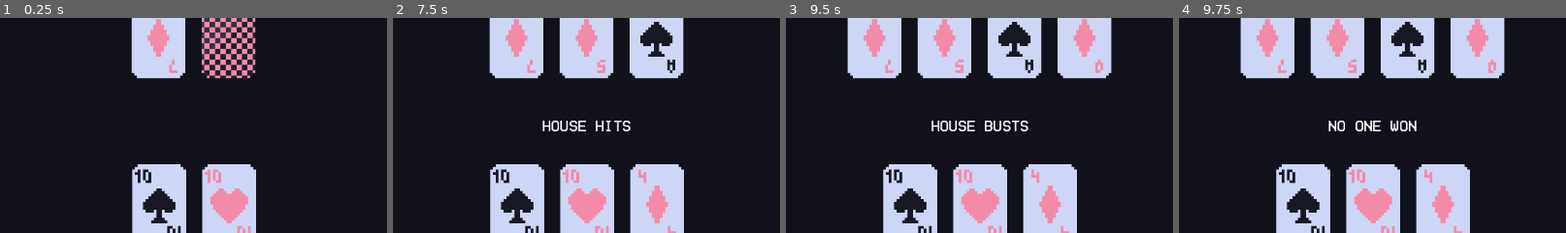
Above: before the commit, frames 1-4 (left to right).
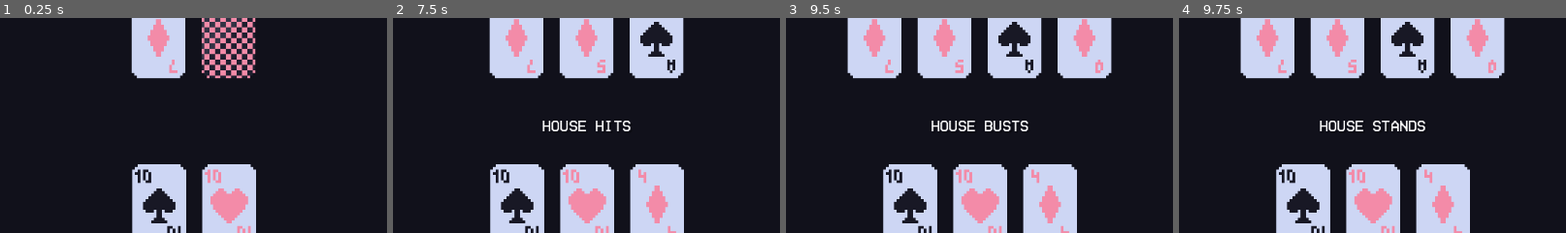
Above: after the commit, the same moments.

Repository: Virkkunen/twentyone
Game: Godot game, scene res://scenes/game.tscn
The game is run twice, just before and just after one commit, with the same random seed, the same clock (stepped at 60 frames per second) and the same inputs.
Inputs (mouse positions are % of the whole screen's width and height, from its top left):
- Up to frame 1 (0.25 s): no input
- Up to frame 2 (7.5 s): click "HIT" at 0.5 s; tap Enter at 1.25, 2.75, 4.25 s; move the mouse to (72, 45) at 1.27 s; click (72, 45) at 1.42 s; tap Space at 2, 3.5, 5 s; drag from (30, 55) to (45, 70) at 2.02 s; move the mouse to (60, 28) at 2.77 s; click (60, 28) at 2.92 s; drag from (45, 70) to (20, 35) at 3.52 s; move the mouse to (80, 65) at 4.27 s; click (80, 65) at 4.42 s; drag from (20, 35) to (35, 25) at 5.02 s; move the mouse to (55, 50) at 5.77 s; click (55, 50) at 5.92 s; drag from (35, 25) to (30, 55) at 6.52 s; move the mouse to (72, 45) at 7.27 s; click (72, 45) at 7.42 s
- Up to frame 3 (9.5 s): drag from (30, 55) to (45, 70) at 8.02 s; move the mouse to (60, 28) at 8.77 s; click (60, 28) at 8.92 s
- Up to frame 4 (9.75 s): drag from (45, 70) to (20, 35) at 9.52 s
The pictures show only the part of the screen within x 25-75%, y 15-64%; the shares and areas given below are measured in that part.

Frames 1-3 are identical in both runs. In frame 4, 0.7% of the frame differs, in the area x 36-64%, y 47-53%.

Commit message:
cleanups

Diff:
--- /dev/null
+++ b/importantSnippet.gd
@@ -0,0 +1,28 @@
+extends Node2D
+
+var card_being_dragged : Node2D
+
+func _process(delta: float) -> void:
+	if card_being_dragged:
+		var mouse_pos = get_global_mouse_position()
+		card_being_dragged.position = Vector2(clamp(mouse_pos.x, 0, Global.screen_size.x), clamp(mouse_pos.y, 0, Global.screen_size.y))
+
+# this is blackjack, cards don't need to be dragged
+func _input(event: InputEvent) -> void:
+	if event is InputEventMouseButton and event.button_index == MOUSE_BUTTON_LEFT:
+		if event.pressed:
+			print("click")
+			var card = check_for_card()
+			if card:
+				card_being_dragged = card
+		else:
+			print("release")
+			card_being_dragged = null
+
+func check_for_card() -> Node2D:
+	var space_state = get_world_2d().direct_space_state
+	var params = PhysicsPointQueryParameters2D.new()
+	params.position = get_global_mouse_position()
+	params.collide_with_areas = true
+	var result = space_state.intersect_point(params)
+	return result[0].collider.get_parent() if result.size() > 0 else null
--- a/scenes/game.tscn
+++ b/scenes/game.tscn
@@ -324,7 +324,3 @@
 [node name="HBoxContainer" type="HBoxContainer" parent="House/CanvasLayer/Control/CenterContainer"]
 layout_mode = 2
 alignment = 1
-
-[node name="HouseTimer" type="Timer" parent="."]
-wait_time = 4.0
-one_shot = true
--- a/scripts/card.gd
+++ b/scripts/card.gd
@@ -23,7 +23,6 @@
 @export var card_rank : CardRank = CardRank.ACE
 @export var is_face : bool = false
 @export var card_value : int = 0
-@export var face_down : bool = false
 
 func _ready() -> void:
 	pass
@@ -34,6 +33,3 @@
 		card_value = card_rank + 1
 	elif is_face:
 		card_value = 10
-
-func flip_card() -> void:
-	pass
--- a/scripts/deck.gd
+++ b/scripts/deck.gd
@@ -4,31 +4,8 @@
 
 @export var deck: Array = []
 
-@onready var Box = $CanvasLayer/Control/BoxContainer
-
-# var card_being_dragged : Node2D
-
 func _ready() -> void:
 	pass
-	# create_deck()
-	# shuffle_deck()
-
-# func _process(delta: float) -> void:
-# 	if card_being_dragged:
-# 		var mouse_pos = get_global_mouse_position()
-# 		card_being_dragged.position = Vector2(clamp(mouse_pos.x, 0, Global.screen_size.x), clamp(mouse_pos.y, 0, Global.screen_size.y))
-
-# this is blackjack, cards don't need to be dragged
-# func _input(event: InputEvent) -> void:
-# 	if event is InputEventMouseButton and event.button_index == MOUSE_BUTTON_LEFT:
-# 		if event.pressed:
-# 			print("click")
-# 			var card = check_for_card()
-# 			if card:
-# 				card_being_dragged = card
-# 		else:
-# 			print("release")
-# 			card_being_dragged = null
 
 func create_deck() -> void:
 	for suit in Card.CardSuit.values():
@@ -47,11 +24,3 @@
 			card.get_node("TextureRect").texture = texture
 
 			deck.append(card)
-
-# func check_for_card() -> Node2D:
-# 	var space_state = get_world_2d().direct_space_state
-# 	var params = PhysicsPointQueryParameters2D.new()
-# 	params.position = get_global_mouse_position()
-# 	params.collide_with_areas = true
-# 	var result = space_state.intersect_point(params)
-# 	return result[0].collider.get_parent() if result.size() > 0 else null
--- a/scripts/game.gd
+++ b/scripts/game.gd
@@ -5,78 +5,95 @@
 @onready var Deck = $Deck
 @onready var Player = $Player
 @onready var House = $House
-@onready var TimerHouse = $HouseTimer
 @onready var InfoLabel = $HUD/CanvasLayer/Control/MarginContainer/InfoLabel
 @onready var Buttons = $HUD/PlayerCanvas/Control/PlayerHUD/Buttons
 @onready var ButtonHit = $HUD/PlayerCanvas/Control/PlayerHUD/Buttons/ButtonHit
 @onready var ButtonStand = $HUD/PlayerCanvas/Control/PlayerHUD/Buttons/ButtonStand
 
 func _ready() -> void:
+	# set up the game
 	Global.screen_size = get_viewport_rect().size
 	Deck.create_deck()
 	Deck.deck.shuffle()
 	deal_cards(Player, 2)
 	deal_cards(House, 2)
-	House.face_down_card()
-	House.check_insurance()
+	House.face_down_card() # hide the second card
+	House.check_insurance() # to check if house has blackjack
+	# now the game starts
 
+	# button connects
 	ButtonHit.pressed.connect(_on_player_hit)
 	ButtonStand.pressed.connect(_on_player_stand)
+
+	# global connects
 	Global.player_bust.connect(_on_player_bust)
 	Global.house_bust.connect(_on_house_bust)
-	# TimerHouse.timeout.connect(house_turn)
-
+	Global.player_blackjack.connect(_on_player_blackjack)
+	Global.house_blackjack.connect(_on_house_blackjack)
 
 func deal_cards(whose : Node2D, how_many_cards : int) -> void:
-	for index in how_many_cards:
+	# whose: Player or House Node2D
+	for cards in how_many_cards:
 		var card = Deck.deck.pop_front()
 		whose.hand.append(card)
 		whose.display_card(card)
 	whose.calc_total()
 
-func check_cards() -> void:
-	pass
+func check_win() -> void:
+	var payout : int = Global.pot
+	var player_won : bool = false
 
-func check_score() -> void:
-	if Global.house_total < 17:
-		_on_house_hit()
-	elif Global.house_total >=17 and Global.house_total <= 21:
-		_on_house_stand()
-
-func check_win() -> void:
 	if Global.player_busted and Global.house_busted:
 		InfoLabel.text = "No one won"
 	elif Global.house_busted:
 		InfoLabel.text = "Player wins!"
+		player_won = true
+		# check payout for 21, dd
 	elif Global.player_busted:
 		InfoLabel.text = "House wins!"
-		await wait(2)
+		await get_tree().create_timer(3).timeout
 		InfoLabel.text = "The game was rigged from the start"
 	elif Global.player_total == Global.house_total:
 		InfoLabel.text = "Tie"
+		Global.player_chips += payout
 	elif Global.player_total > Global.house_total:
 		InfoLabel.text = "Player wins!"
+		player_won = true
+		# check payout for 21, dd
 	else:
 		InfoLabel.text = "House wins!"
 
-func wait(seconds : float) -> void:
-	print("wait ", seconds)
-	await get_tree().create_timer(seconds).timeout
+	if player_won:
+		check_payout(payout)
+	else:
+		pass # restart game
+
+func check_payout(payout : int) -> void:
+	var multiplier : int = 2
+
+	if Global.player_blackjacked:
+		multiplier = 3
+
+	Global.player_chips += (payout * multiplier)
+	# restart game
+
 
 func _on_player_hit() -> void:
+	InfoLabel.text = "Player hits"
 	deal_cards(Player, 1)
+	await get_tree().create_timer(1).timeout
 
 func _on_player_bust() -> void:
 	Buttons.visible = false
 	InfoLabel.text = "Player busts"
-	await wait(3)
+	await get_tree().create_timer(3).timeout
 	house_start_turn()
 	# house turn
 
 func _on_player_stand() -> void:
 	Buttons.visible = false
 	InfoLabel.text = "Player stands"
-	await wait(3)
+	await get_tree().create_timer(3).timeout
 	house_start_turn()
 	# house turn
 
@@ -89,36 +106,43 @@
 	# read the rules on this one
 	pass
 
+func _on_player_blackjack() -> void:
+	InfoLabel.text = "Blackjack!"
+	Buttons.visible = false
+	await get_tree().create_timer(3).timeout
+	house_start_turn()
+
 func house_start_turn() -> void:
 	InfoLabel.text = "House turn"
 	$House/CanvasLayer/Control/CenterContainer/HBoxContainer.get_child(1).get_child(0).queue_free()
-	await wait(2)
+	await get_tree().create_timer(2).timeout
 	if Global.house_total < 17:
 		_on_house_hit()
 	else:
 		_on_house_stand()
 
 func _on_house_hit() -> void:
-	InfoLabel.text = "House hits"
-	deal_cards(House, 1)
-	await wait(2)
-	check_score()
+	while Global.house_total < 17:
+		InfoLabel.text = "House hits"
+		deal_cards(House, 1)
+		await get_tree().create_timer(2).timeout
+	_on_house_stand()
 	# deal card
 
 func _on_house_stand() -> void:
 	InfoLabel.text = "House stands"
-	await wait(2)
+	await get_tree().create_timer(2).timeout
 	check_win()
 	# hits to 17 or more
 	# calc scores, restart game
 
 func _on_house_bust() -> void:
 	InfoLabel.text = "House busts"
-	await wait(2)
+	await get_tree().create_timer(2).timeout
 	check_win()
 	# calc scores
 
 func _on_house_blackjack() -> void:
 	InfoLabel.text = "Blackjack!"
-	await wait(2)
+	await get_tree().create_timer(2).timeout
 	check_win()
--- a/scripts/global.gd
+++ b/scripts/global.gd
@@ -1,19 +1,15 @@
 extends Node
 
-signal score_changed
 signal player_total_changed
 signal house_total_changed
 signal player_bust
 signal house_bust
+signal player_blackjack
+signal house_blackjack
+signal player_chips_changed
+signal pot_changed
 
-@export var score = 0:
-  get:
-    return score
-  set(value):
-    score = value
-    emit_signal("score_changed")
-
-@export var player_total = 0:
+@export var player_total : int = 0:
   get:
     return player_total
   set(value):
@@ -21,8 +17,10 @@
     emit_signal("player_total_changed")
     if player_total > 21:
       player_busted = true
+    elif player_total == 21:
+      player_blackjacked = true
 
-@export var house_total = 0:
+@export var house_total : int = 0:
   get:
     return house_total
   set(value):
@@ -30,19 +28,49 @@
     emit_signal("house_total_changed")
     if house_total > 21:
       house_busted = true
+    if house_total == 21:
+      house_blackjacked = true
 
-@export var player_busted = false:
+@export var player_busted : bool = false:
   get:
     return player_busted
   set(value):
     player_busted = value
     emit_signal("player_bust")
 
-@export var house_busted = false:
+@export var house_busted : bool = false:
   get:
     return house_busted
   set(value):
     house_busted = value
     emit_signal("house_bust")
 
+@export var player_chips : int = 50:
+  get:
+    return player_chips
+  set(value):
+    player_chips = value
+    emit_signal("player_chips_changed")
+
+@export var pot : int = 50:
+  get:
+    return pot
+  set(value):
+    pot = value
+    emit_signal("pot_changed")
+
+@export var player_blackjacked : bool = false:
+  get:
+    return player_blackjacked
+  set(value):
+    player_blackjacked = value
+    emit_signal("player_blackjack")
+
+@export var house_blackjacked : bool = false:
+  get:
+    return house_blackjacked
+  set(value):
+    house_blackjacked = value
+    emit_signal("house_blackjack")
+
 @export var screen_size : Vector2
--- a/scripts/house.gd
+++ b/scripts/house.gd
@@ -49,6 +49,7 @@
 
 func check_insurance():
 	if hand[0].card_rank == Card.CardRank.ACE:
+		var InfoLabel = $"../HUD/CanvasLayer/Control/MarginContainer/InfoLabel"
+		InfoLabel.text = "Buy insurance?"
 		# show UI with button yes/no to buy insurance
 		# check rules for insurance
-		pass
Not shown, added: TODO.md
